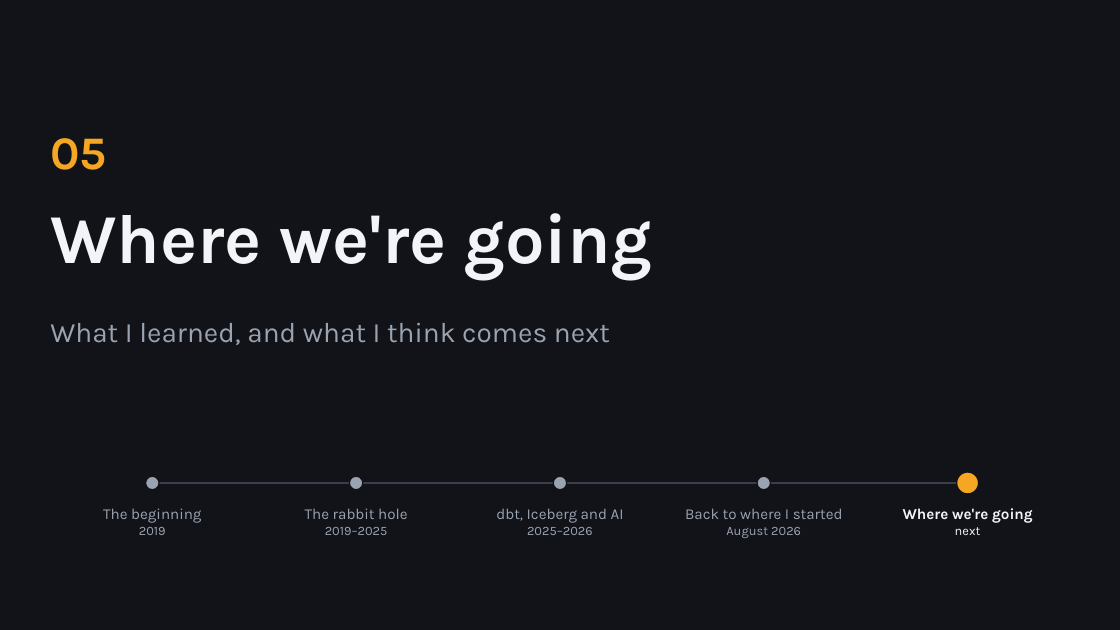
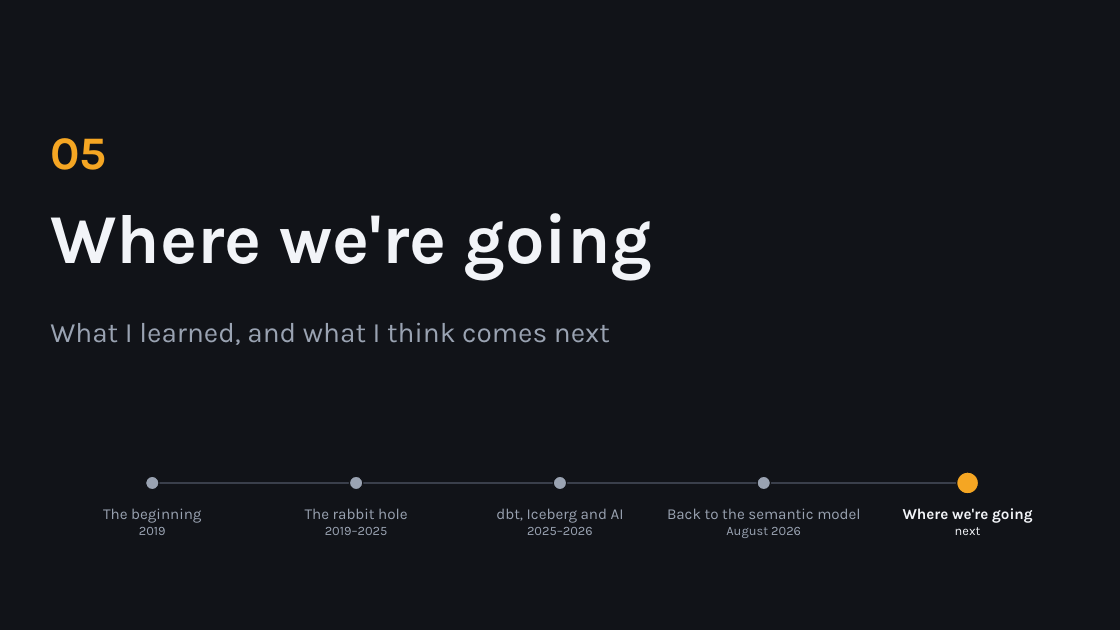
Before and after one commit to djouallah/presentations, a slide deck: slide 23 of analytics-as-code/analytics-as-code.pptx. Drawn at 1120x630 pixels with LibreOffice and Linux fonts; fonts in the diff are those of the drawing. Boxes give left, top, right and bottom in pixels: in the first picture for what was removed or moved away, otherwise in the second. Text is boxed around its words. In the diff, an @@ line names an element or a change of style, - is before the commit and + after.

```diff
--- a/analytics-as-code/analytics-as-code.pptx
+++ b/analytics-as-code/analytics-as-code.pptx
@@ text at [667,508,860,519]: text changed @@
-Back to where I started
+Back to the semantic model
```
Also in this commit, not shown: 4 other slides changed, 1 other file.
